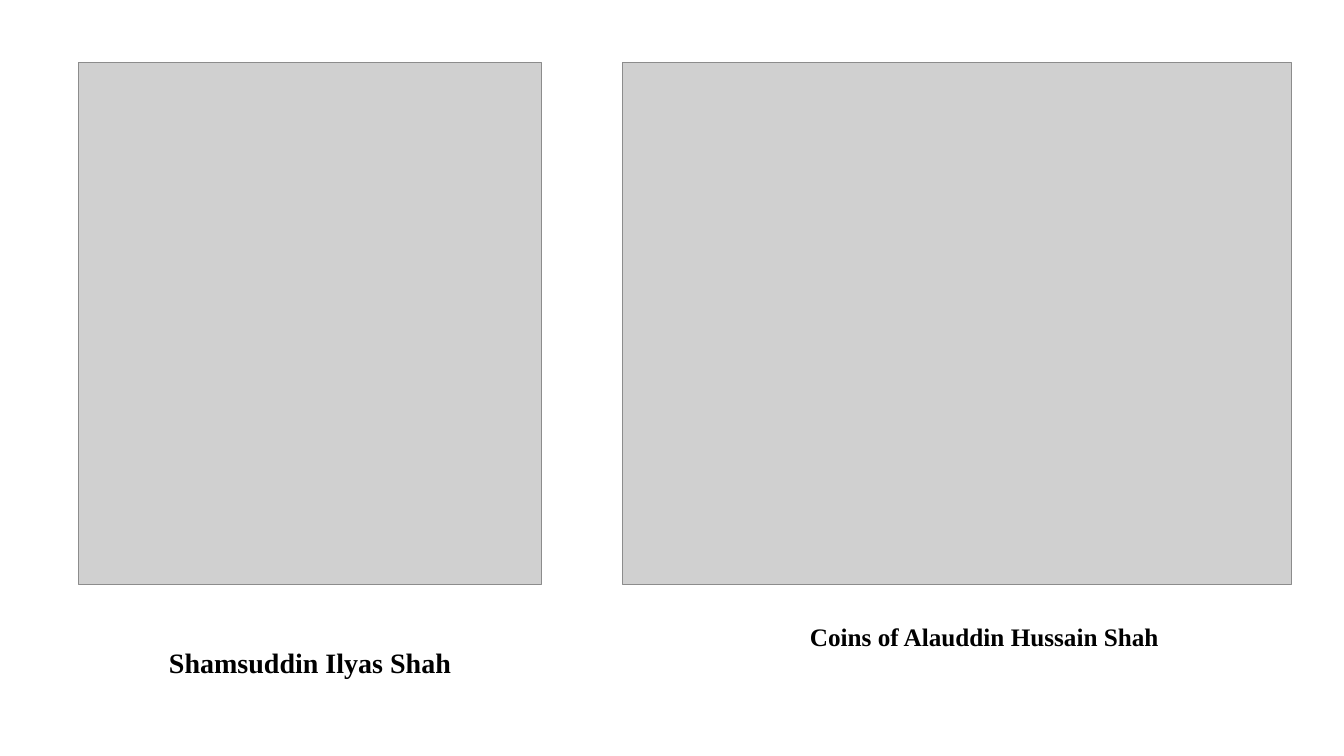
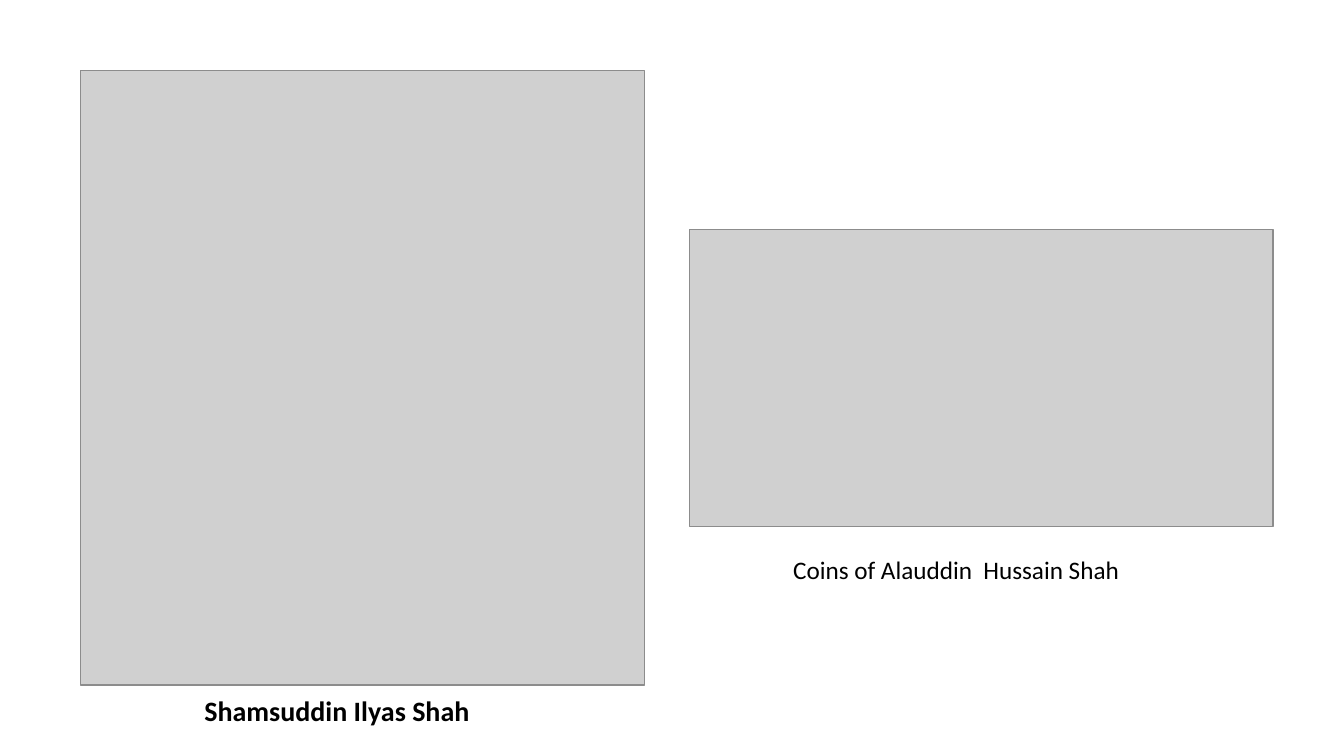
Before and after one commit to MOO-ORG/CSE220, a slide deck: slide 5 of Notes/HST 103_T4 Periodization (Medieval and Modern).pptx. Drawn at 1344x756 pixels with LibreOffice and Linux fonts; fonts in the diff are those of the drawing; grey boxes stand for pictures. Boxes give left, top, right and bottom in pixels: in the first picture for what was removed or moved away, otherwise in the second. Text is boxed around its words. In the diff, an @@ line names an element or a change of style, - is before the commit and + after.

```diff
--- a/Notes/HST 103_T4 Periodization (Medieval and Modern).pptx
+++ b/Notes/HST 103_T4 Periodization (Medieval and Modern).pptx
@@ picture: place and size @@
-picture at bbox=[79, 63, 541, 585]
+picture at bbox=[81, 71, 644, 685]
@@ picture: place and size @@
-picture at bbox=[622, 63, 1292, 585]
+picture at bbox=[690, 229, 1273, 526]
@@ text "Coins of Alauddin Hussain Shah": place and size @@
-text "Coins of Alauddin Hussain Shah" at bbox=[810, 628, 1159, 647]
+text "Coins of Alauddin Hussain Shah" at bbox=[793, 561, 1119, 580]
@@ text "Coins of Alauddin Hussain Shah" at bbox=[793, 561, 1119, 580]: font Times New Roman to Calibri, bold off; alignment centre to left; vertical alignment middle to top @@
@@ text "Shamsuddin Ilyas Shah": place and size @@
-text "Shamsuddin Ilyas Shah" at bbox=[169, 653, 451, 678]
+text "Shamsuddin Ilyas Shah" at bbox=[204, 701, 469, 726]
@@ text "Shamsuddin Ilyas Shah" at bbox=[204, 701, 469, 726]: font Times New Roman to Calibri @@
```
Also in this commit, not shown: 11 other slides changed, 5 other files.
